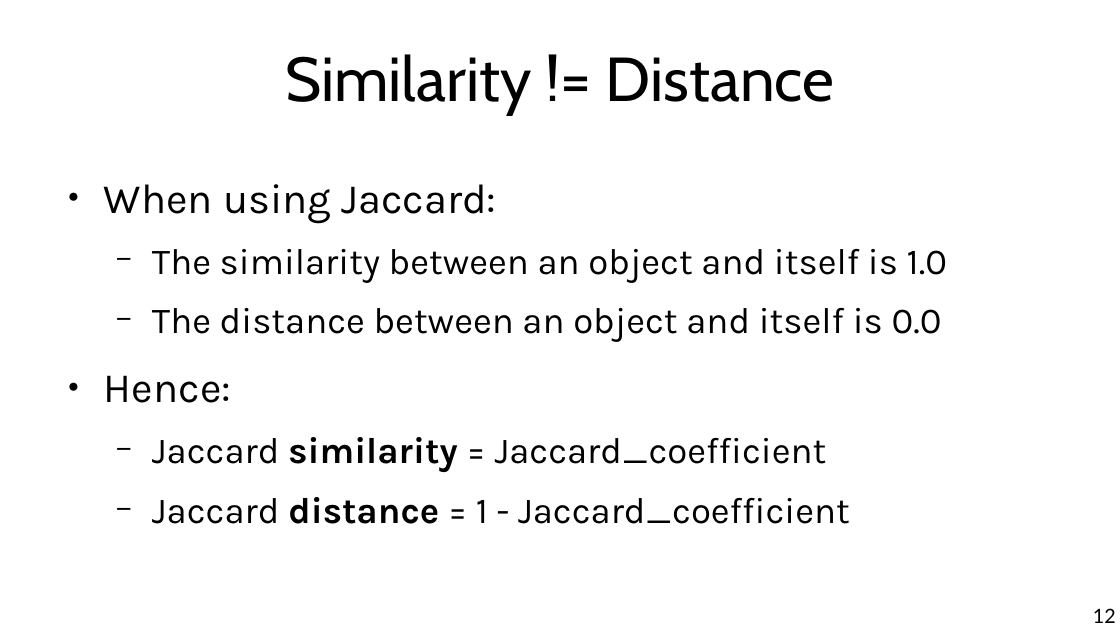
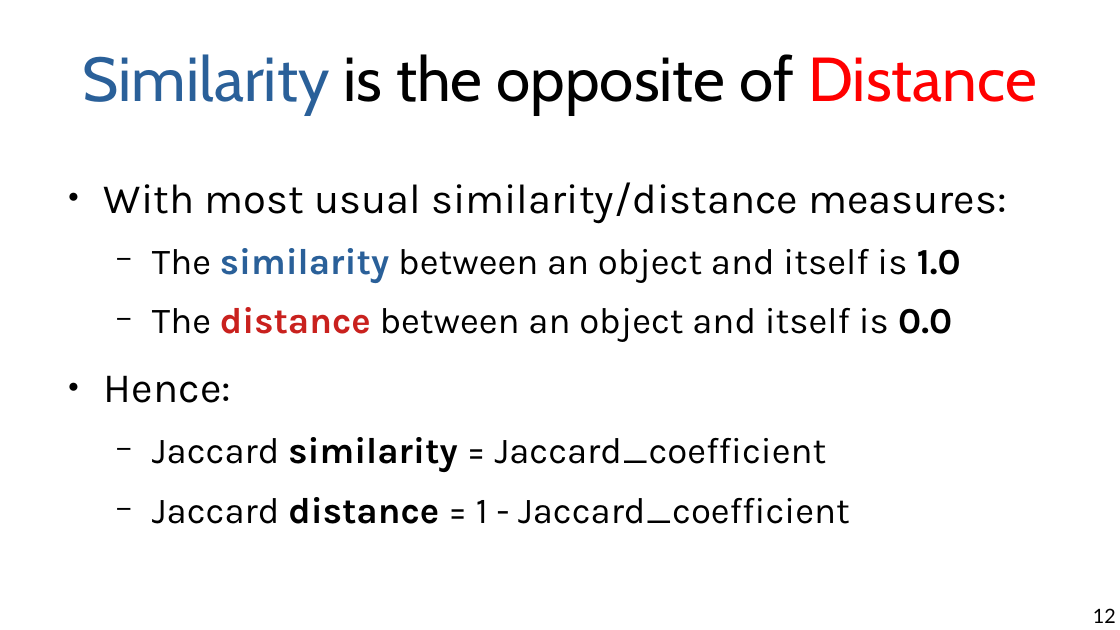
Before and after one commit to chatox/data-mining-course, a slide deck: slide 12 of theory/odp/tt07_sim_beyond_numerical.odp. Drawn at 1120x630 pixels with LibreOffice and Linux fonts; fonts in the diff are those of the drawing. Boxes give left, top, right and bottom in pixels: in the first picture for what was removed or moved away, otherwise in the second. Text is boxed around its words. In the diff, an @@ line names an element or a change of style, - is before the commit and + after.

```diff
--- a/theory/odp/tt07_sim_beyond_numerical.odp
+++ b/theory/odp/tt07_sim_beyond_numerical.odp
@@ title at [83,54,1037,115]: text changed @@
-Similarity != Distance
+Similarity is the opposite of Distance
@@ text at [104,182,1007,223]: text changed @@
-● When using Jaccard:
+● With most usual similarity/distance measures:
@@ text at [152,248,961,342]: text colour #000000 to #2A6099 in "similarity"; bold on in "similarity 1.0", "distance 0.0"; text colour #000000 to #C9211E in "distance" @@
```
Also in this commit, not shown: 21 other slides changed, 6 other files.
